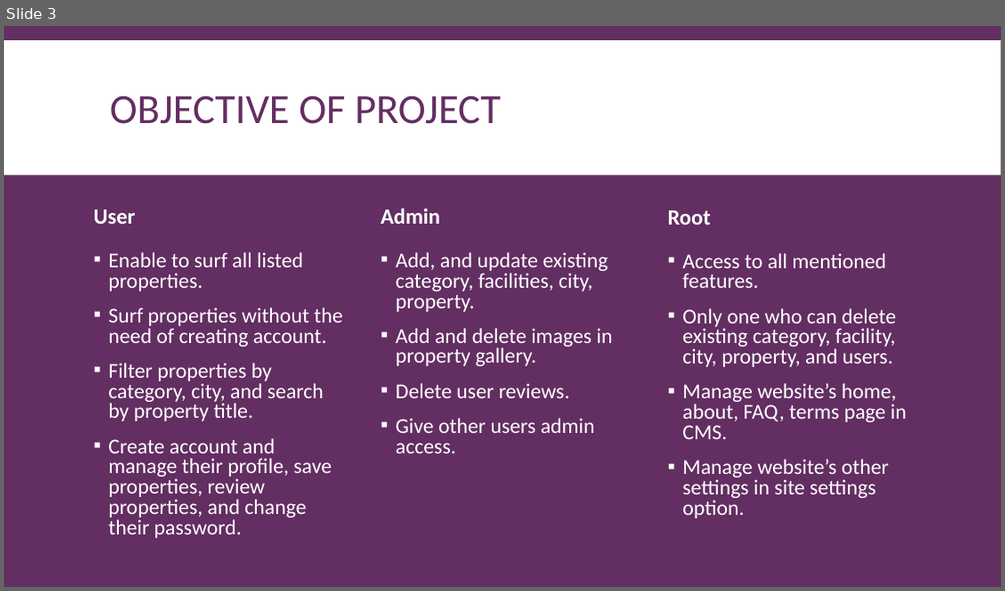
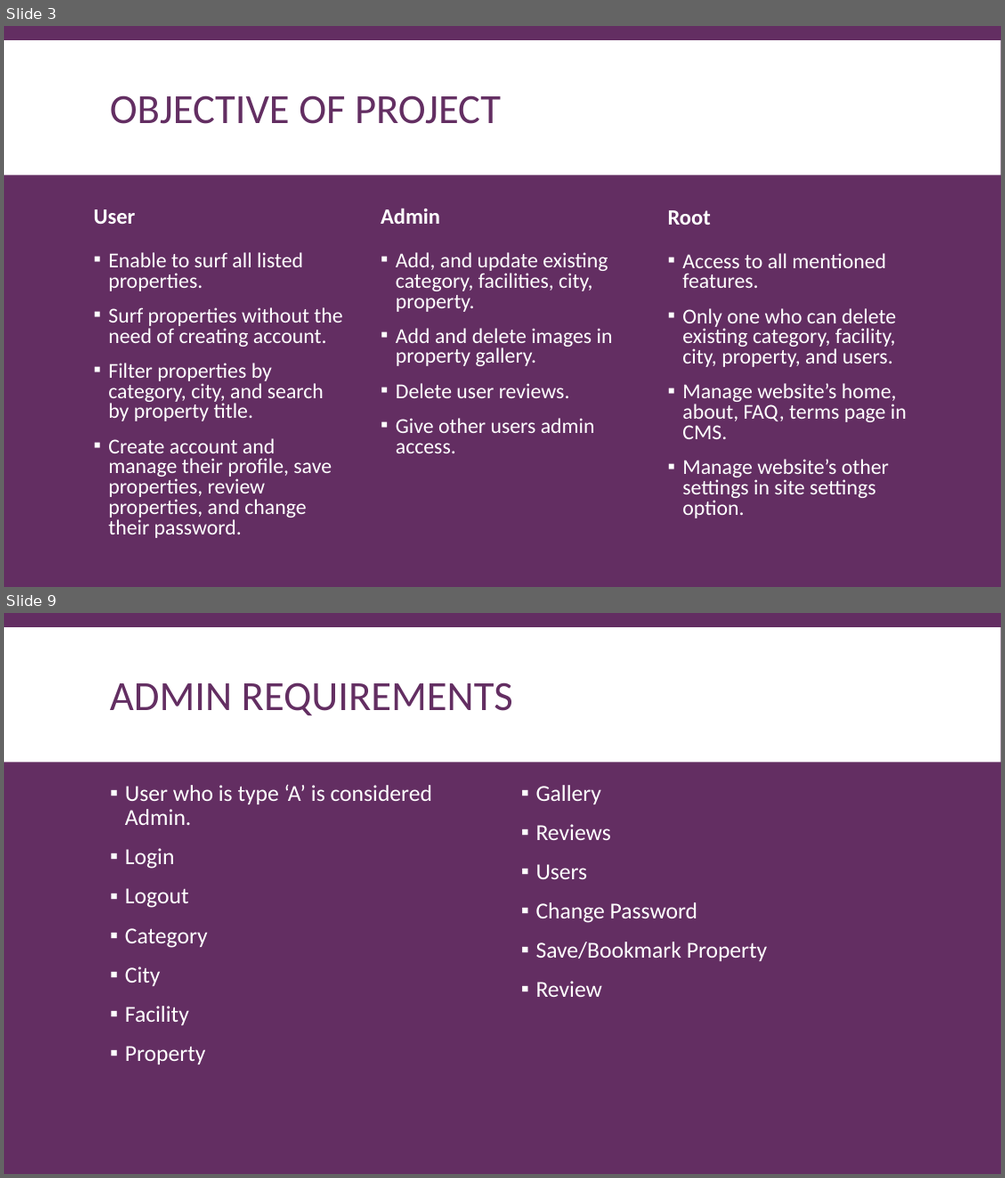
Before and after one commit to DannyGlade/Real_Estate_Site, a slide deck: Documentation/DocumentationPresentation.pptx. Shown one above the other, each under a label of ours: slide 3 before the commit, slides 3 and 9 after it; the slides between them are not shown. The pictures are 1005x591 and 1005x1178 pixels, drawn with LibreOffice and Linux fonts; fonts in the diff are those of the drawing. Boxes give left, top, right and bottom in pixels: in the first picture for what was removed or moved away, otherwise in the second. Text is boxed around its words. In the diff, an @@ line names an element or a change of style, - is before the commit and + after.

```diff
--- a/Documentation/DocumentationPresentation.pptx
+++ b/Documentation/DocumentationPresentation.pptx
@@ slide 9 added at (4, 613, 1001, 1174), background #632E62; not listed: 1 template element that a slide beside it also shows @@
@@ title added at (110, 682, 513, 715), 40 pt, text #632E62 @@
+ADMIN REQUIREMENTS
@@ text added at (125, 784, 432, 1064), 22 pt, text #FFFFFF @@
+▪ User who is type ‘A’ is considered Admin.
+▪ Login
+▪ Logout
+▪ Category
+▪ City
+▪ Facility
+▪ Property
@@ text added at (536, 785, 768, 997), 22 pt, text #FFFFFF @@
+▪ Gallery
+▪ Reviews
+▪ Users
+▪ Change Password
+▪ Save/Bookmark Property
+▪ Review
```
Also in this commit, not shown: 1 slide changed, 6 other slides added, 2 other files.
